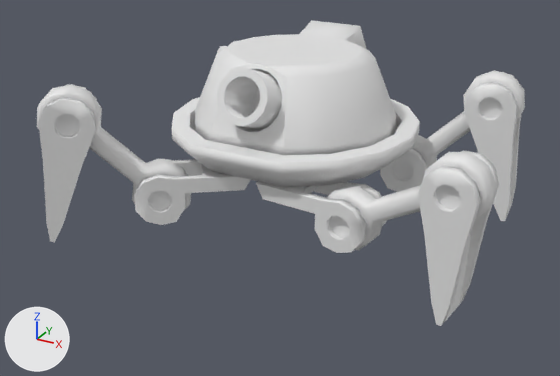
Before and after pictures for a commit that changed the FBX model Project_Gruppe5/Assets/_Models/crawler3.fbx.
The view is the same before and after, from a 50 mm camera at (3.58, -6.82, 3.81) aimed at (-0.02, -0.29, 0.54). Every picture has the same lights, and +X, +Y and +Z are marked at lower left. Where no turn or scale is listed for an object, it has been applied to the vertices.
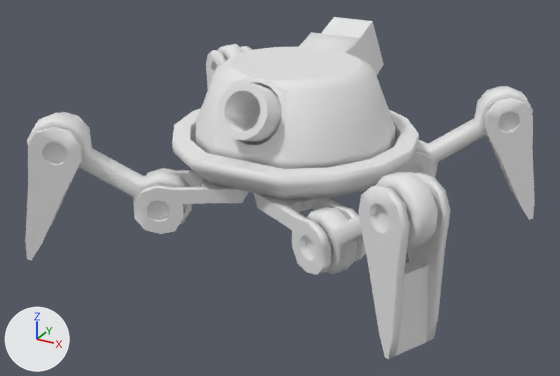
What changed in the scene script:
```text
Add me_cube_003:
    me_cube_003.from_pydata([(-0.326, 1.142, 0.665), (0.0, 1.142, 0.665), (0.326, 1.142, 0.665), (-0.241, 0.938, 1.205), (0.0, 0.938, 1.205), (0.241, 0.938, 1.205), (-0.263, 1.669, 0.916), (-0.326, 1.624, 0.848), (0.0, 1.624, 0.848), (0.0, 1.669, 0.916), (0.326, 1.624, 0.848), (0.263, 1.669, 0.916), (-0.241, 1.42, 1.388), (-0.193, 1.499, 1.366), (0.0, 1.499, 1.366), (0.0, 1.42, 1.388), (0.193, 1.499, 1.366), (0.241, 1.42, 1.388)], [], [(2, 5, 4, 1), (1, 4, 3, 0), (5, 2, 10, 17), (0, 3, 12, 7), (2, 1, 8, 10), (3, 4, 15, 12), (4, 5, 17, 15), (11, 9, 14, 16), (9, 6, 13, 14), (6, 9, 8, 7), (9, 11, 10, 8), (12, 15, 14, 13), (15, 17, 16, 14), (11, 16, 17, 10), (13, 6, 7, 12), (1, 0, 7, 8)])
Change ob_cylinder_006:
    ob_cylinder_006.location: (2.027, -0.917, 1.214) -> (1.772, -1.525, 1.201)
    ob_cylinder_006.rotation_euler: (-1.572, -1.6, -0.0887) -> (-1.576, -1.723, -0.468)  # degrees (-90, -92, -5.1) -> degrees (-90, -99, -27)
Change ob_holder:
    ob_holder.location: (0.0, 0.0, 1.472) -> (0.0, 0.0, 1.339)
Change ob_cylinder_008:
    ob_cylinder_008.location: (1.497, 0.767, 1.128) -> (1.446, 1.253, 0.883)
    ob_cylinder_008.rotation_euler: (-1.571, 2.368, 0.0897) -> (-1.572, 2.582, 0.472)  # degrees (-90, 136, 5.1) -> degrees (-90, 148, 27)
Change ob_cylinder_009:
    ob_cylinder_009.location: (1.845, 0.798, 1.463) -> (1.815, 1.441, 1.136)
    ob_cylinder_009.rotation_euler: (-1.571, -1.788, 0.0898) -> (-1.573, -1.891, 0.475)  # degrees (-90, -102, 5.1) -> degrees (-90, -108, 27)
Change ob_cylinder_007:
    ob_cylinder_007.location: (0.444, 0.672, 0.668) -> (0.428, 0.733, 0.535)
    ob_cylinder_007.rotation_euler: (-1.571, 0.000623, 0.0897) -> (-1.57, 0.00316, 0.473)  # degrees (-90, 0, 5.1) -> degrees (-90, 0.2, 27)
Change ob_cylinder_001:
    ob_cylinder_001.location: (-1.673, 1.672, 1.213) -> (-1.703, 1.496, 1.197)
Change ob_cylinder_004:
    ob_cylinder_004.location: (-1.203, -1.431, 1.094) -> (-1.333, -1.38, 0.861)
    ob_cylinder_004.rotation_euler: (1.573, 0.778, 0.637) -> (1.572, 0.567, 0.539)  # degrees (90, 45, 36) -> degrees (90, 32, 31)
Change ob_cylinder_005:
    ob_cylinder_005.location: (-1.513, -1.661, 1.478) -> (-1.725, -1.615, 1.155)
    ob_cylinder_005.rotation_euler: (1.577, -1.349, 0.63) -> (1.574, -1.244, 0.535)  # degrees (90, -77, 36) -> degrees (90, -71, 31)
Change ob_sockel:
    ob_sockel.location: (-0.342, -0.795, 0.669) -> (-0.346, -0.79, 0.535)
    ob_sockel.rotation_euler: (-1.572, -0.00412, -2.506) -> (-1.572, -0.00356, -2.603)  # degrees (-90, -0.2, -144) -> degrees (-90, -0.2, -149)
Change ob_cube:
    ob_cube.location: (0.0, 0.0, 0.75) -> (0.0, 0.0, 0.617)
Change ob_cube_001:
    ob_cube_001.location: (0.0, 0.02, 1.409) -> (0.0, 0.02, 1.276)
Change ob_sockel_001:
    ob_sockel_001.location: (0.443, -0.775, 0.669) -> (0.423, -0.834, 0.536)
    ob_sockel_001.rotation_euler: (-1.571, -0.00062, -0.0897) -> (-1.57, -0.00316, -0.473)  # degrees (-90, 0, -5.1) -> degrees (-90, -0.2, -27)
Change ob_cylinder_003:
    ob_cylinder_003.location: (1.602, -0.879, 0.986) -> (1.42, -1.345, 0.922)
    ob_cylinder_003.rotation_euler: (-1.571, 2.64, -0.0897) -> (-1.572, 2.518, -0.473)  # degrees (-90, 151, -5.1) -> degrees (-90, 144, -27)
Change ob_cylinder:
    ob_cylinder.rotation_euler: (1.572, 0.497, -0.635) -> (1.572, 0.617, -0.538)  # degrees (90, 28, -36) -> degrees (90, 35, -31)
Add ob_weakpoint:
    ob_weakpoint = bpy.data.objects.new('Weakpoint', me_cube_003)
    ob_weakpoint.location = (0.0, 0.0, 0.617)
```

Location of each change, (x1, y1, x2, y2) in pixels of the pictures (560 x 376 px):
'Cube', moved
    before: (195, 20, 396, 155)
    after: (196, 32, 395, 169)
'Cylinder.006', moved, turned
    before: (418, 150, 499, 326)
    after: (358, 173, 450, 359)
'Holder', moved
    before: (172, 97, 420, 187)
    after: (172, 108, 419, 200)
'Cylinder.003', moved, turned
    before: (326, 152, 497, 250)
    after: (307, 172, 438, 274)
'Cylinder.005', moved, turned
    before: (39, 84, 97, 242)
    after: (25, 112, 91, 260)
'Cylinder.009', moved, turned
    before: (464, 72, 521, 221)
    after: (477, 86, 535, 220)
'Sockel.001', moved, turned
    before: (256, 181, 387, 253)
    after: (253, 193, 366, 275)
'Cylinder.004', moved, turned
    before: (37, 84, 191, 210)
    after: (27, 112, 193, 225)
'Sockel', moved, turned
    before: (134, 159, 250, 225)
    after: (133, 168, 248, 234)
'Cube.001', moved
    before: (217, 68, 282, 129)
    after: (218, 82, 282, 142)
'Cylinder.008', moved, turned
    before: (411, 70, 525, 168)
    after: (416, 86, 533, 177)
'Cylinder.007', moved, turned
    before: (380, 135, 427, 192)
    after: (394, 150, 435, 176)
'Weakpoint', added
    after: (321, 17, 384, 76)
'Cylinder.001', moved
    before: (217, 46, 228, 53)
    after: (206, 46, 253, 89)
'Cylinder', turned
    before: (229, 40, 241, 46)
    after: (218, 44, 244, 59)
